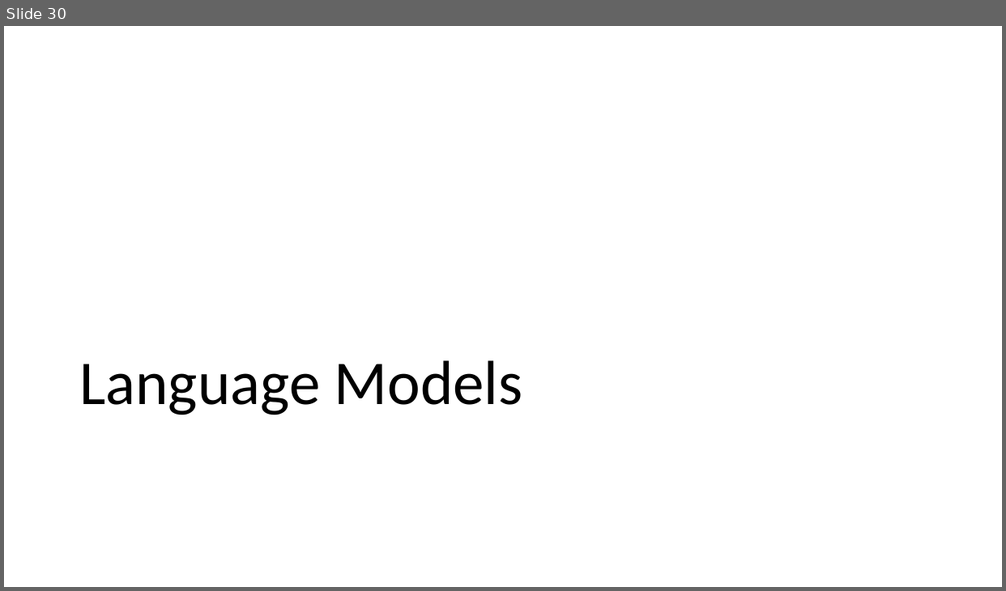
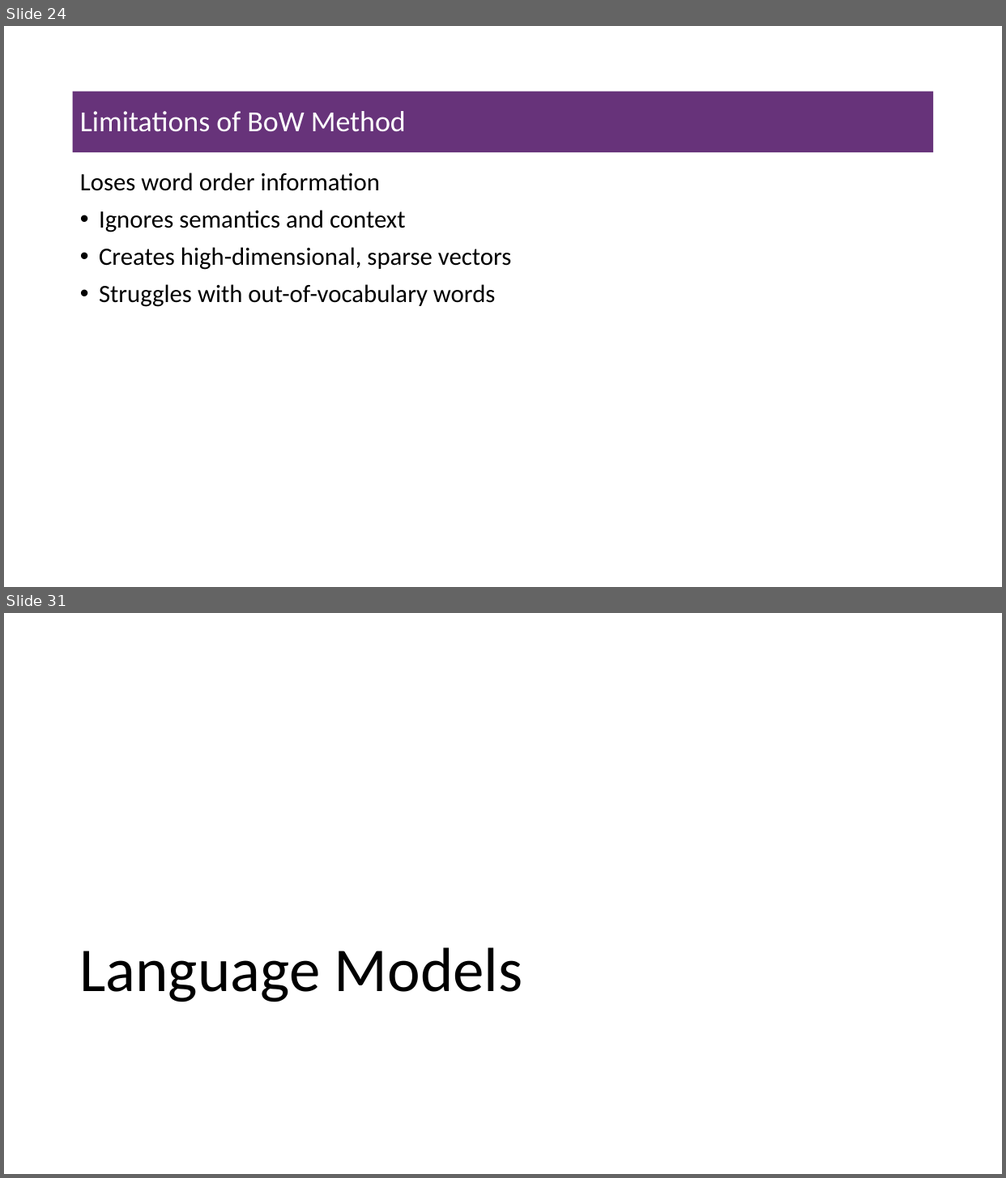
Before and after one commit to msfasha/307307-BI-Methods, a slide deck: 20242-NLP-LLM/lecture notes/Part 1 - Introduction to NLP/1.1-introduction to NLP.pptx. Shown one above the other, each under a label of ours: slide 30 before the commit, slides 24 and 31 after it; the slides between them are not shown. The pictures are 1006x591 and 1006x1178 pixels, drawn with LibreOffice and Linux fonts; fonts in the diff are those of the drawing; background and template pictures are left out. Boxes give left, top, right and bottom in pixels: in the first picture for what was removed or moved away, otherwise in the second. Text is boxed around its words. In the diff, an @@ line names an element or a change of style, - is before the commit and + after.

```diff
--- a/20242-NLP-LLM/lecture notes/Part 1 - Introduction to NLP/1.1-introduction to NLP.pptx
+++ b/20242-NLP-LLM/lecture notes/Part 1 - Introduction to NLP/1.1-introduction to NLP.pptx
@@ slide 24 added at (4, 26, 1002, 587), background #FFFFFF @@
@@ title added at (73, 91, 934, 152), fill #67337A, 28 pt, text #FFFFFF @@
+Limitations of BoW Method
@@ text added at (80, 173, 511, 307), 24 pt, text #000000 @@
+Loses word order information
+• Ignores semantics and context
+• Creates high-dimensional, sparse vectors
+• Struggles with out-of-vocabulary words
@@ what was slide 30 is now slide 31 @@
```
Also in this commit, not shown: 19 slides changed, 1 other file.
